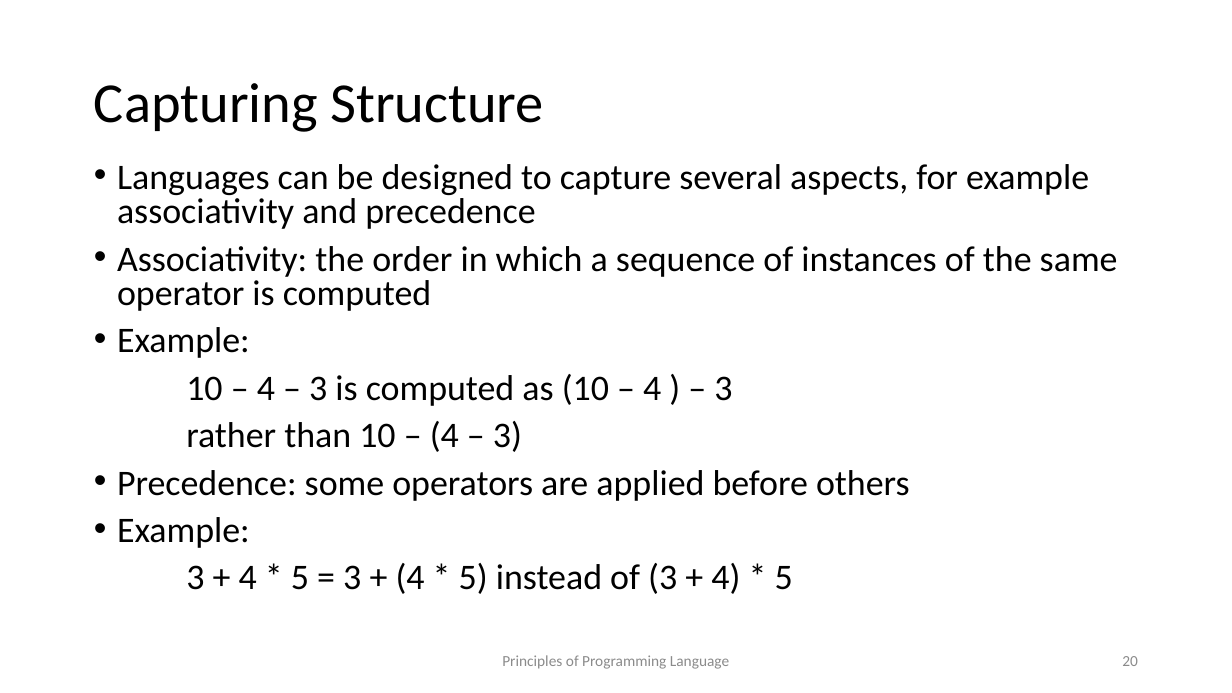
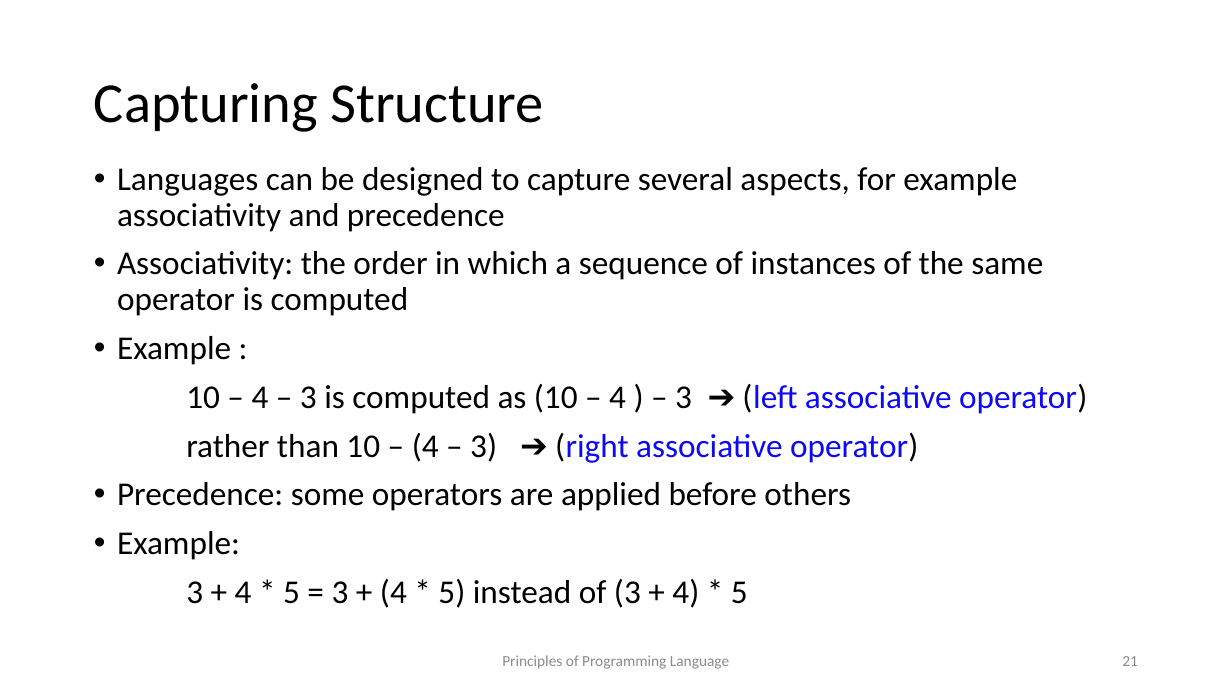
Before and after one commit to kongm/pl-design, a slide deck: slide 21 of syntax.pptx (slide 20 before the commit). Drawn at 1232x693 pixels with LibreOffice and Linux fonts; fonts in the diff are those of the drawing. Boxes give left, top, right and bottom in pixels: in the first picture for what was removed or moved away, otherwise in the second. Text is boxed around its words. In the diff, an @@ line names an element or a change of style, - is before the commit and + after.

```diff
--- a/syntax.pptx
+++ b/syntax.pptx
@@ text at (117, 167, 1043, 608): size 28 to 25.9 pt in "Languages can be designed to capture several ...", "Associativity: the order in which a sequence ...", "Precedence: some operators are applied before others", "Example:" and 1 more places; line spacing 0.8 to 0.9 @@
@@ text at (117, 336, 1087, 463): text changed; size 28 to 25.9 pt @@
-• Example:
-10 – 4 – 3 is computed as (10 – 4 ) – 3
-rather than 10 – (4 – 3)
+• Example :
+10 – 4 – 3 is computed as (10 – 4 ) – 3 ➔ (left associative operator)
+rather than 10 – (4 – 3) ➔ (right associative operator)
@@ page number at (1122, 656, 1138, 666): text changed @@
-20
+21
```
Also in this commit, not shown: 1 other slide changed, 3 slides added, 3 other files.
